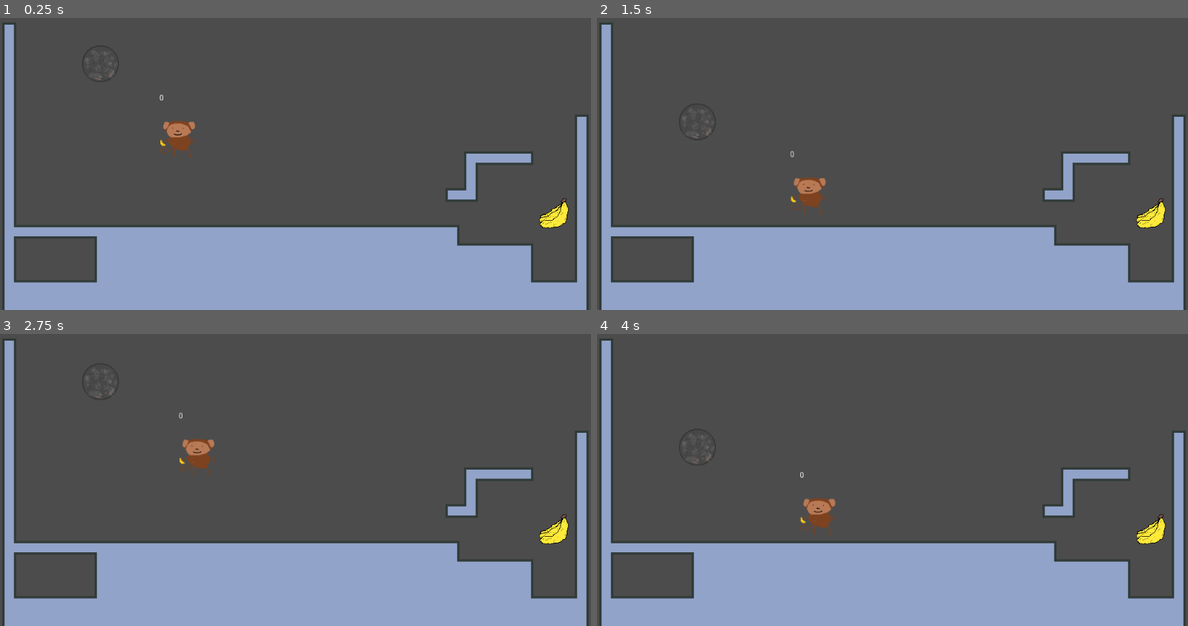
Above: before the commit, frames 1-4 (two rows, left to right).
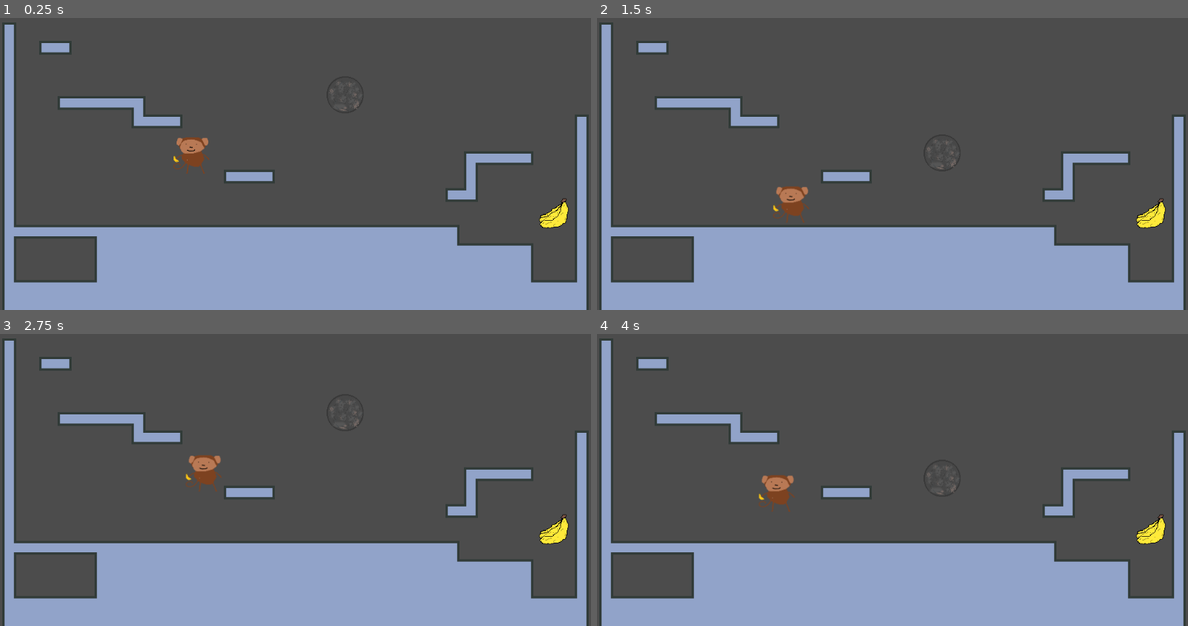
Above: after the commit, the same moments.

Repository: LuBolin/Monkis2gether
Game: Godot game, scene res://Scenes/RootNode.tscn
Same seed, same stepped clock (60 frames per second), same inputs: the game is played once before the commit and once after it.
Inputs:
- Up to frame 1 (0.25 s): no input
- Up to frame 2 (1.5 s): hold D (right) 0.53-1.28 s; hold W (jump) 0.53-1.28 s; hold A (left) from 1.28 s (still down); tap Space (power) at 1.35 s
- Up to frame 3 (2.75 s): tap W (jump) at 1.52, 1.55, 1.82, 2.3 s; release A (left) at 2.03 s; hold D (right) from 2.03 s (still down); hold R from 2.03 s (still down)
- Up to frame 4 (4 s): release R at 2.78 s; tap W (jump) at 2.85, 3.02, 3.32, 3.77, 3.8 s; release D (right) at 3.53 s; hold A (left) from 3.53 s (still down); hold Space (power) from 3.53 s (still down)

The runs differ from the first frame. In frame 1, 2.4% of the frame differs, in the area x 6-61%, y 7-57%; in frame 2, 2.5%; in frame 3, 2.4%; in frame 4, 2.6%, in the area x 6-61%, y 7-69%.

Commit message:
hacked it

Diff:
--- /dev/null
+++ b/Resources/jumpCurve.tres
@@ -0,0 +1,4 @@
+[gd_resource type="Curve" format=2]
+
+[resource]
+_data = [ Vector2( 0, 1 ), 0.0, 0.0, 0, 0, Vector2( 0.264984, 0.490909 ), 0.0, 0.0, 0, 0, Vector2( 0.716088, 0.481818 ), 0.0, 0.0, 0, 0, Vector2( 1, 0 ), 0.0, 0.0, 0, 0 ]
--- a/Scenes/Monkey.tscn
+++ b/Scenes/Monkey.tscn
@@ -1,8 +1,12 @@
-[gd_scene load_steps=5 format=2]
+[gd_scene load_steps=7 format=2]
 
 [ext_resource path="res://Scripts/MonkeyMove.gd" type="Script" id=1]
 [ext_resource path="res://Resources/monkey.png" type="Texture" id=2]
+[ext_resource path="res://Resources/jumpCurve.tres" type="Curve" id=3]
 [ext_resource path="res://Resources/moveCurve.tres" type="Curve" id=4]
+
+[sub_resource type="PhysicsMaterial" id=2]
+friction = 0.1
 
 [sub_resource type="CapsuleShape2D" id=1]
 radius = 16.0
@@ -10,10 +14,13 @@
 
 [node name="Monkey" type="RigidBody2D"]
 mode = 2
+physics_material_override = SubResource( 2 )
 contacts_reported = 10
 contact_monitor = true
 script = ExtResource( 1 )
 movementCurve = ExtResource( 4 )
+jumpCurve = ExtResource( 3 )
+jumpDurn = 2.0
 
 [node name="Sprite" type="Sprite" parent="."]
 texture = ExtResource( 2 )
@@ -29,10 +36,23 @@
 "_edit_use_anchors_": false
 }
 
+[node name="data2" type="RichTextLabel" parent="."]
+margin_left = -32.0
+margin_top = -128.0
+margin_right = 32.0
+margin_bottom = -84.0
+fit_content_height = true
+scroll_active = false
+__meta__ = {
+"_edit_use_anchors_": false
+}
+
 [node name="CollisionShape2D" type="CollisionShape2D" parent="."]
 position = Vector2( -16, 0 )
 shape = SubResource( 1 )
+disabled = true
 
 [node name="CollisionShape2D2" type="CollisionShape2D" parent="."]
 position = Vector2( 16, 0 )
 shape = SubResource( 1 )
+disabled = true
--- a/Scenes/RootNode.tscn
+++ b/Scenes/RootNode.tscn
@@ -1,9 +1,10 @@
-[gd_scene load_steps=61 format=2]
+[gd_scene load_steps=64 format=2]
 
 [ext_resource path="res://Resources/walls.png" type="Texture" id=1]
 [ext_resource path="res://Scenes/Monkey.tscn" type="PackedScene" id=2]
 [ext_resource path="res://Resources/boulder.png" type="Texture" id=3]
 [ext_resource path="res://Scenes/Banana.tscn" type="PackedScene" id=4]
+[ext_resource path="res://Scenes/rbOnTilemap.gd" type="Script" id=5]
 
 [sub_resource type="ConvexPolygonShape2D" id=4]
 points = PoolVector2Array( 0, 0, 32, 0, 32, 32, 0, 32 )
@@ -510,16 +511,21 @@
 
 [sub_resource type="PhysicsMaterial" id=55]
 friction = 0.8
-rough = true
 absorbent = true
 
 [sub_resource type="CircleShape2D" id=54]
 radius = 32.0
 
+[sub_resource type="PhysicsMaterial" id=62]
+rough = true
+
+[sub_resource type="RectangleShape2D" id=61]
+extents = Vector2( 32, 32 )
+
 [node name="Node2D" type="Node2D"]
 
 [node name="Monkey" parent="." instance=ExtResource( 2 )]
-position = Vector2( 308, 300 )
+position = Vector2( 331, 328 )
 
 [node name="TileMap" type="TileMap" parent="."]
 tile_set = SubResource( 1 )
@@ -529,10 +535,10 @@
 collision_use_kinematic = true
 collision_friction = 0.0
 format = 1
-tile_data = PoolIntArray( 196608, 0, 262146, 262144, 0, 262147, 327680, 0, 262149, 393216, 0, 262147, 458752, 0, 262149, 524288, 0, 262149, 524319, 0, 262146, 589824, 0, 262147, 589855, 0, 262147, 655360, 0, 262147, 655385, 0, 196611, 655386, 0, 327684, 655387, 0, 196612, 655388, 0, 393219, 655391, 0, 262147, 720896, 0, 262147, 720921, 0, 262149, 720927, 0, 262149,  …(2697 unchanged characters)…
+tile_data = PoolIntArray( 196608, 0, 262146, 262144, 0, 262147, 262146, 0, 327680, 262147, 0, 393219, 327680, 0, 262149, 393216, 0, 262147, 458752, 0, 262149, 458755, 0, 327680, 458756, 0, 196612, 458757, 0, 327684, 458758, 0, 196612, 458759, 0, 196613, 524288, 0, 262149, 524295, 0, 327683, 524296, 0, 196612, 524297, 0, 393219, 524319, 0, 262146, 589824, 0, 262147, 589855, 0, 262147, 655360, 0, 262147, 655385, 0, 196611, 655386, 0, 327684, 655387, 0, 196612, 655388, 0, 393219, 655391, 0, 262147, 720896, 0, 262147, 720908, 0, 327680, 720909, 0, 196612, 720910, 0, 393219, 720921, 0, 262149, 720927, 0, 262149,  …(2697 unchanged characters)…
 
 [node name="Rock" type="RigidBody2D" parent="."]
-position = Vector2( 174, 169 )
+position = Vector2( 598, 223 )
 mass = 40.0
 physics_material_override = SubResource( 55 )
 
@@ -546,3 +552,11 @@
 
 [node name="Banana" parent="." instance=ExtResource( 4 )]
 position = Vector2( 960, 431 )
+
+[node name="Box" type="RigidBody2D" parent="."]
+position = Vector2( 175, 188 )
+physics_material_override = SubResource( 62 )
+script = ExtResource( 5 )
+
+[node name="CollisionShape2D" type="CollisionShape2D" parent="Box"]
+shape = SubResource( 61 )
--- /dev/null
+++ b/Scenes/rbOnTilemap.gd
@@ -0,0 +1,26 @@
+extends RigidBody2D
+
+var walled = Vector2.ZERO
+
+func _ready():
+	pass
+
+func _physics_process(delta):
+	if(walled != Vector2.ZERO):
+		set_axis_velocity(walled)
+
+func _integrate_forces(s):
+	var lFound=false
+	var rFound=false
+	var wall=Vector2.ZERO
+	for x in range(s.get_contact_count()):
+		var ci = s.get_contact_local_normal(x)
+		# dot product at parallel = 1, at perpendicular = 0
+		if not lFound and ci.dot(Vector2.RIGHT) > 0.9: #and contact.tag==immovable
+			wall+=Vector2.LEFT
+			lFound=true
+		if not rFound and ci.dot(Vector2.LEFT) > 0.9:
+			wall+=Vector2.RIGHT
+			rFound=true
+	walled=wall
+	pass
--- a/Scripts/MonkeyMove.gd
+++ b/Scripts/MonkeyMove.gd
@@ -2,13 +2,21 @@
 extends RigidBody2D
 
 onready var info: RichTextLabel = $data
+onready var info2: RichTextLabel = $data2
 
 export var movementCurve: Curve
+export var jumpCurve: Curve
+export(float, 0.1 ,2) var jumpDurn
+export var maxJump: float = 300
+
 var maxSpeed = 100
 var acceTimer = 0
-var jumpTimer = 0
+var jumpTimer = 1
 var input: keyInput = keyInput.new()
 var grounded = false
+var walled = Vector2.ZERO
+var jumpOrigin: float = 0
+onready var stopJump=jumpCurve.get_point_position(1).x
 
 class keyInput:
 	var dirn: Vector2 = Vector2.ZERO
@@ -21,7 +29,6 @@
 	var window_size = OS.get_window_size()
 	OS.set_window_position(ss*0.5 - window_size*0.5)
 	makeRays()
-	#feetRays()
 	pass
 
 func _process(delta):
@@ -29,7 +36,10 @@
 	pass
 
 func _physics_process(delta):
-	#MovementLoop(delta)
+	if(jumpTimer<1):
+		var vel=2.0*(jumpCurve.interpolate(jumpTimer)-0.5)*maxJump
+		set_axis_velocity(Vector2.UP*vel)
+		jumpTimer+=delta/jumpDurn
 	pass
 
 func _input(event):
@@ -56,13 +66,17 @@
 func MovementLoop(delta):
 	# UPWARDS IS NEGATIVE
 	if(input.jump and grounded):
-		set_axis_velocity(Vector2(0,-150))
+		jumpOrigin=position.y
+		jumpTimer=0
 		input.jump=false
 	elif(input.power):
 		#pass
 		set_axis_velocity(Vector2(0,100))
 
 	if(input.dirn==Vector2.ZERO):
+		if(walled != Vector2.ZERO):
+			set_axis_velocity(walled)
+
 		if(linear_velocity.x == 0):
 			acceTimer=0
 		else:
@@ -93,19 +107,31 @@
 
 # https://docs.godotengine.org/en/stable/classes/class_rigidbody2d.html?#class-rigidbody2d-method-integrate-forces
 # its like _physics_process, but for directly messing with rigidbodies
-
 func _integrate_forces(s):
 	var delta = get_physics_process_delta_time()
 	MovementLoop(delta)
 
-	info.text=str(s.get_contact_count())
+	var gFound=false
+	var lFound=false
+	var rFound=false
+	var wall=Vector2.ZERO
 	for x in range(s.get_contact_count()):
 		var ci = s.get_contact_local_normal(x)
 		# dot product at parallel = 1, at perpendicular = 0
-		if ci.dot(Vector2(0, -1)) > 0.6:
+		if not gFound and ci.dot(Vector2(0, -1)) > 0.6:
 			grounded=true
-			return
-	grounded=false
+			gFound=true
+		if not lFound and ci.dot(Vector2.RIGHT) > 0.9: #and contact.tag==immovable
+			wall+=Vector2.LEFT
+			lFound=true
+		if not rFound and ci.dot(Vector2.LEFT) > 0.9:
+			wall+=Vector2.RIGHT
+			rFound=true
+		if ci.dot(Vector2.DOWN) > 0.6:
+			# Stop going up once head is hit
+			if(jumpTimer<stopJump):
+				jumpTimer=stopJump
+	walled=wall
 	pass
 
 func makeRays():
@@ -126,26 +152,3 @@
 			offset+=diff
 		rotation+=90
 	pass
-
-func feetRays():
-	var length=32
-	var diff=length/4
-	var offset=-length+diff
-	while(offset<length):
-		var cs=CollisionShape2D.new()
-		var ray=RayShape2D.new()
-		add_child((cs))
-		ray.length=length
-		cs.shape=ray
-		cs.position=Vector2.LEFT*offset
-		offset+=diff
-	return
-	var left=CollisionShape2D.new()
-	left.name="LEFT"
-	var ball=CircleShape2D.new()
-	ball.radius=diff/2.0
-	add_child(left)
-	left.shape=ball
-	var center=offset-(diff/2.0)
-	left.position=Vector2(-center,center)
-	print(left.position)
